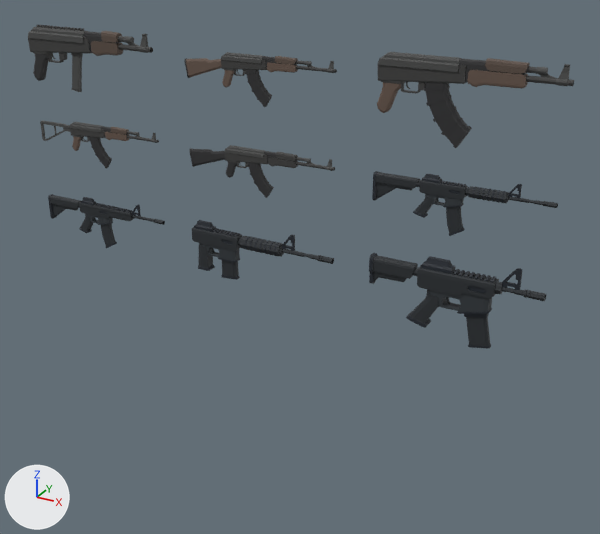
Before and after pictures for a commit that changed the glTF model assets/weapons/_survey/A.glb.
Both versions are drawn from a camera (50 mm lens) standing at (3.77, -4.08, 0.93) and looking at (1.46, 0.12, -1.17). Arrows for +X, +Y and +Z are at lower left; the lights stay in place. The picture after the commit comes second.

In view in the first picture: 'm0', 'm1', 'm2', 'm3', 'm4', 'm5', 'm6', 'm7', 'm8'.
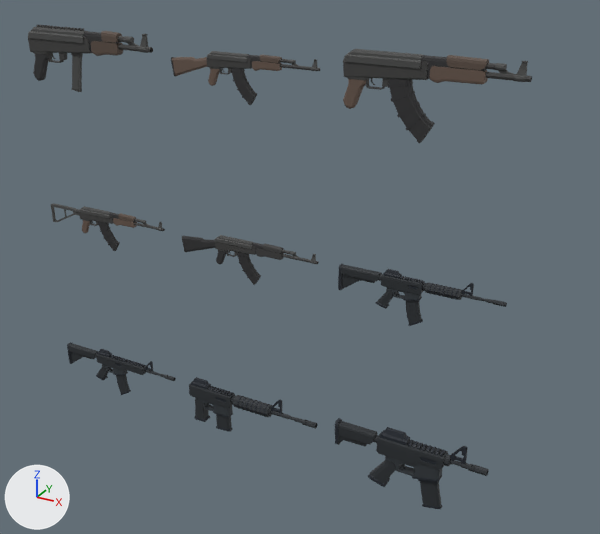
Boxes [x1, y1, x2, y2] around the edits, measured in the pictures (600 x 534 px):
'm8', moved
    before: [369, 253, 546, 349]
    after: [335, 418, 489, 509]
'm2', moved
    before: [377, 52, 574, 148]
    after: [343, 49, 532, 143]
'm5', moved
    before: [372, 171, 558, 236]
    after: [338, 263, 507, 326]
'm7', moved
    before: [192, 220, 334, 280]
    after: [189, 377, 318, 432]
'm4', moved
    before: [189, 145, 335, 198]
    after: [182, 235, 319, 285]
'm1', moved
    before: [184, 52, 337, 107]
    after: [171, 51, 320, 105]
'm6', moved
    before: [48, 194, 165, 248]
    after: [67, 342, 176, 395]
'm3', moved
    before: [40, 121, 159, 168]
    after: [51, 203, 165, 251]

Patch to the scene script:
```diff
--- a/assets/weapons/_survey/A.glb.py
+++ b/assets/weapons/_survey/A.glb.py
@@ ob_m1 @@
 ob_m1 = bpy.data.objects.new('m1', me_cube_136)
-ob_m1.location = (1.046, 0.0, -0.011)
+ob_m1.location = (0.946, 0.0, -0.011)
@@ ob_m2 @@
 ob_m2 = bpy.data.objects.new('m2', me_cube_138)
-ob_m2.location = (2.054, 0.0, -0.021)
+ob_m2.location = (1.854, 0.0, -0.021)
@@ ob_m3 @@
 ob_m3 = bpy.data.objects.new('m3', me_cube_146)
-ob_m3.location = (-0.197, 0.0, -0.562)
+ob_m3.location = (-0.197, 0.0, -1.162)
@@ ob_m4 @@
 ob_m4 = bpy.data.objects.new('m4', me_cube_148)
-ob_m4.location = (1.045, 0.0, -0.565)
+ob_m4.location = (0.945, 0.0, -1.165)
@@ ob_m5 @@
 ob_m5 = bpy.data.objects.new('m5', me_cube_156)
-ob_m5.location = (2.302, 0.0, -0.584)
+ob_m5.location = (2.102, 0.0, -1.184)
@@ ob_m6 @@
 ob_m6 = bpy.data.objects.new('m6', me_cube_160)
-ob_m6.location = (-0.176, 0.0, -1.139)
+ob_m6.location = (-0.176, 0.0, -2.339)
@@ ob_m7 @@
 ob_m7 = bpy.data.objects.new('m7', me_cube_163)
-ob_m7.location = (0.826, 0.0, -1.183)
+ob_m7.location = (0.726, 0.0, -2.383)
@@ ob_m8 @@
 ob_m8 = bpy.data.objects.new('m8', me_cube_169)
-ob_m8.location = (2.354, 0.0, -1.191)
+ob_m8.location = (2.154, 0.0, -2.391)
```
